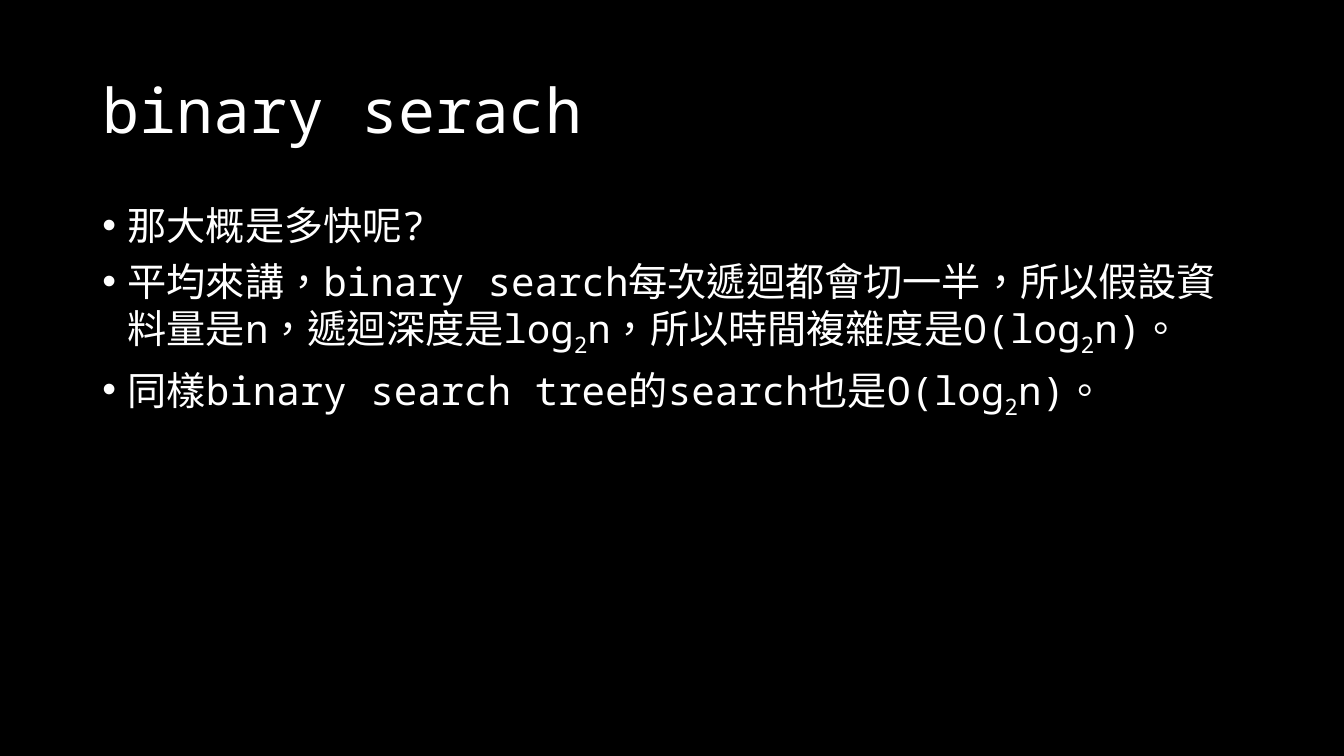
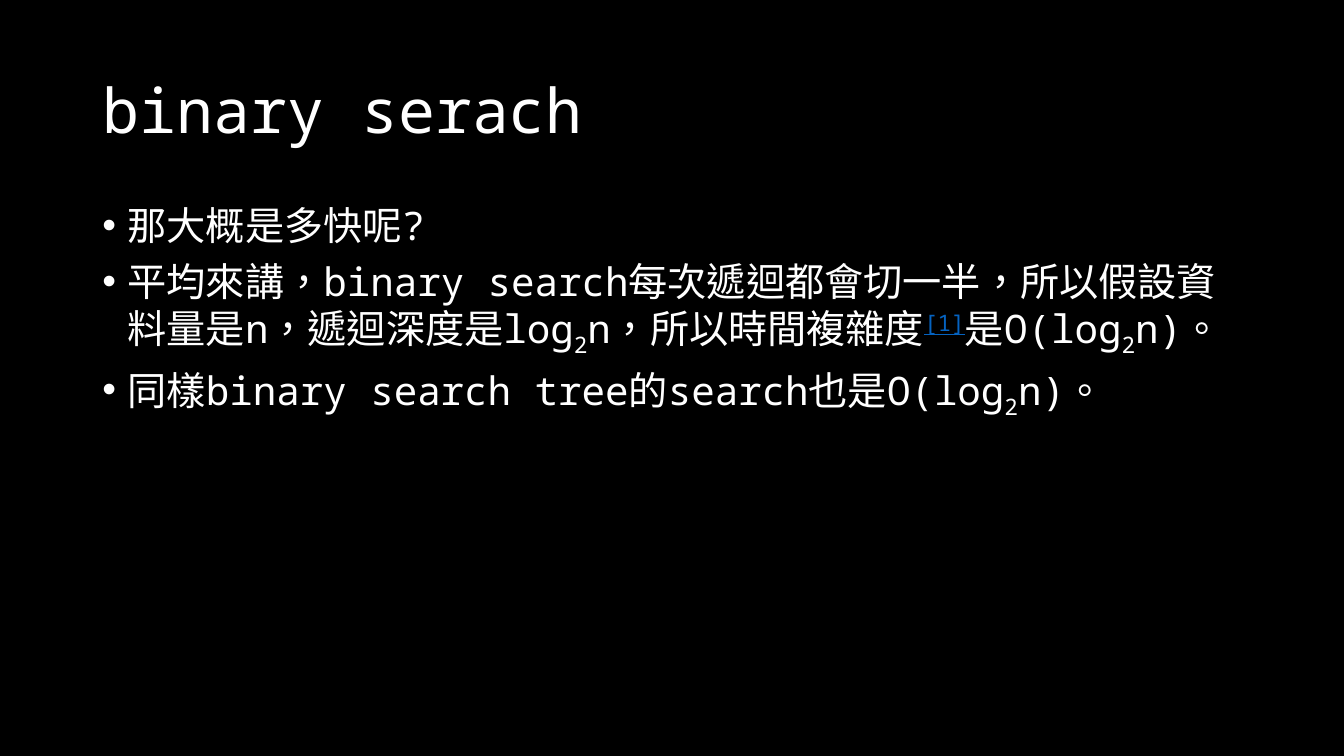
Before and after one commit to OEmiliatanO/those_c_prog_didnt_teach, a slide deck: slide 264 of Ch4/Ch4-algorithm.pptx (slide 261 before the commit). Drawn at 1344x756 pixels with LibreOffice and Linux fonts; fonts in the diff are those of the drawing. Boxes give left, top, right and bottom in pixels: in the first picture for what was removed or moved away, otherwise in the second. Text is boxed around its words. In the diff, an @@ line names an element or a change of style, - is before the commit and + after.

Commit message:
update Ch4

```diff
--- a/Ch4/Ch4-algorithm.pptx
+++ b/Ch4/Ch4-algorithm.pptx
@@ text at bbox=[128, 263, 1221, 353]: text changed @@
-• 平均來講，binary search每次遞迴都會切一半，所以假設資料量是n，遞迴深度是log2n，所以時間複雜度是O(log2n)。
+• 平均來講，binary search每次遞迴都會切一半，所以假設資料量是n，遞迴深度是log2n，所以時間複雜度[1]是O(log2n)。
```
Also in this commit, not shown: 4 slides added.
